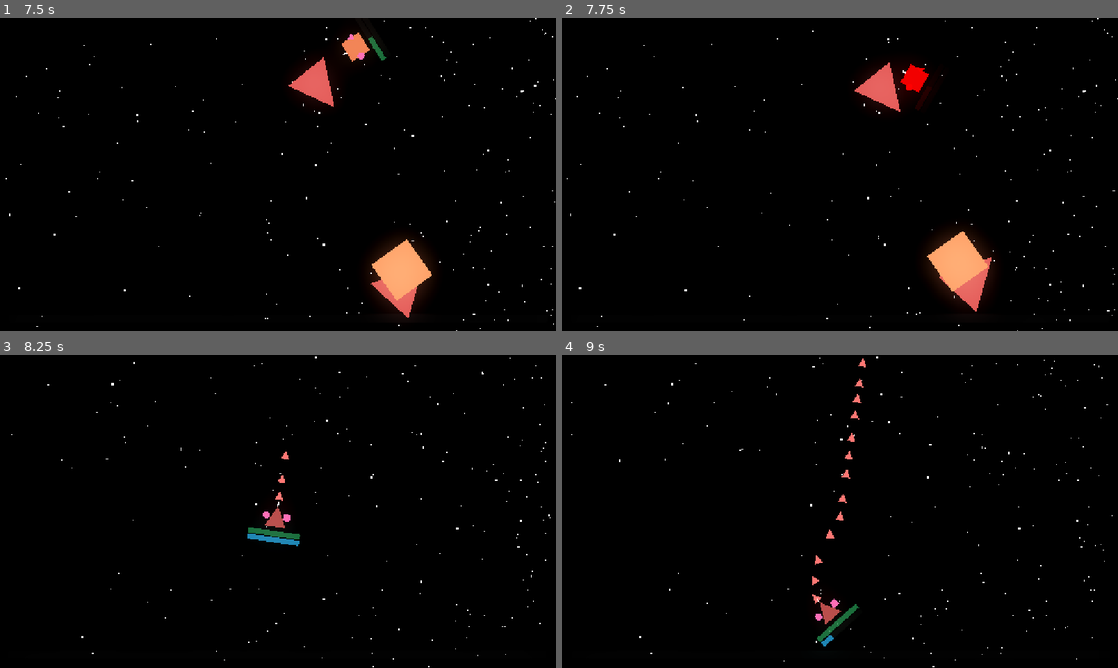
Above: before the commit, frames 1-4 (two rows, left to right).
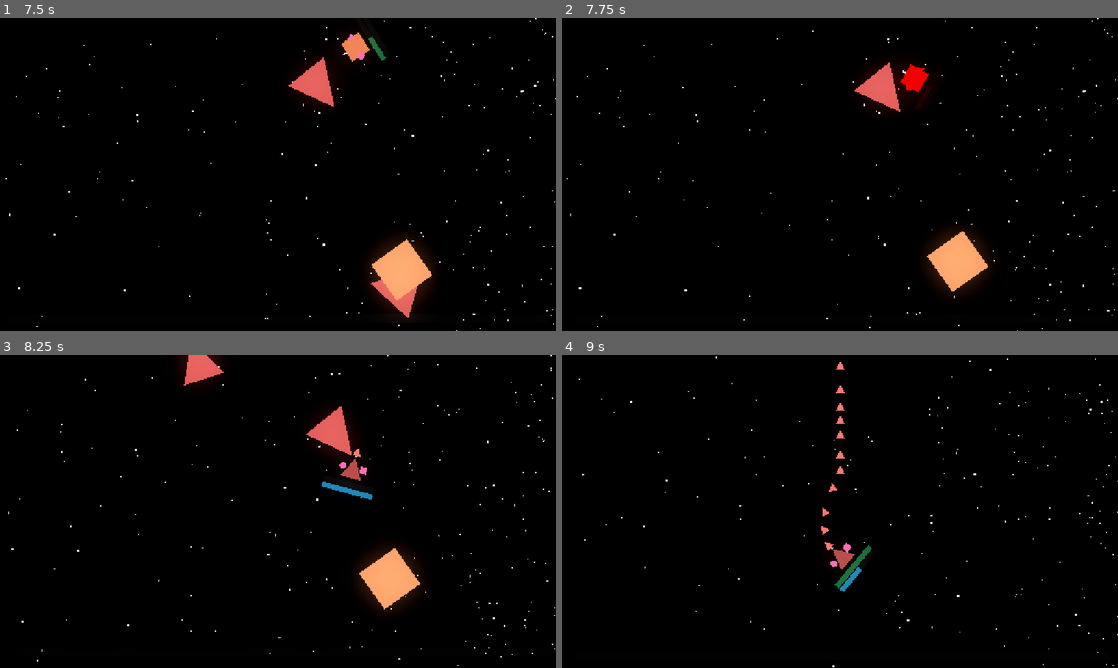
Above: after the commit, the same moments.

Repository: jbuehler23/blorg
Game: Godot game, scene res://scenes/screens/game.tscn
Same seed, same stepped clock (60 frames per second), same inputs: the game is played once before the commit and once after it. Sound files missing from this copy of the repository are replaced by a short silence.
Inputs:
- Up to frame 1 (7.5 s): hold D (rotate_right) 0.53-1.28 s; hold Space (shoot) 0.53-1.28 s; hold S (backward) 1.28-2.03 s; tap Space (shoot) every 1.5 s from 1.35 to 7.35 s; hold D (rotate_right) 2.03-2.78 s; hold Space (shoot) 2.03-2.78 s; hold W (forward) 2.78-3.53 s; hold Space (shoot) 3.53-4.28 s; hold A (rotate_left) 3.53-5.03 s; hold S (backward) 5.03-5.78 s; hold Space (shoot) 5.03-5.78 s; hold D (rotate_right) 5.78-6.53 s; hold W (forward) 6.53-7.28 s; hold Space (shoot) 6.53-7.28 s; hold D (rotate_right) from 7.28 s (still down)
- Up to frame 2 (7.75 s): keep holding D (rotate_right)
- Up to frame 3 (8.25 s): release D (rotate_right) at 8.03 s; hold S (backward) from 8.03 s (still down); hold Space (shoot) from 8.03 s (still down)
- Up to frame 4 (9 s): release S (backward) at 8.78 s; release Space (shoot) at 8.78 s; hold A (rotate_left) from 8.78 s (still down); tap Space (shoot) at 8.85 s

Frame 1 is identical in both runs. In frame 2, 0.5% of the frame differs, in the area x 67-78%, y 76-94%; in frame 3, 4.2%, in the area x 1-100%, y 0-100%; in frame 4, 1.6%.

Commit message:
feat: finish off sfx

Diff:
--- a/scenes/asteroids/asteroid.tscn
+++ b/scenes/asteroids/asteroid.tscn
@@ -1,6 +1,7 @@
-[gd_scene load_steps=2 format=3 uid="uid://cimgh0dgo5fje"]
+[gd_scene load_steps=3 format=3 uid="uid://cimgh0dgo5fje"]
 
 [ext_resource type="Script" uid="uid://2qnue1rnw3gu" path="res://scripts/asteroids/asteroid.gd" id="1_n3rl4"]
+[ext_resource type="AudioStream" uid="uid://b01x7rhilirhi" path="res://assets/hitHurt.wav" id="2_nxpf8"]
 
 [node name="Asteroid" type="Area2D"]
 collision_layer = 4
@@ -13,4 +14,10 @@
 [node name="CollisionPolygon2D" type="CollisionPolygon2D" parent="."]
 polygon = PackedVector2Array(0, 8, 64, 8, 64, 72, 0, 72)
 
+[node name="HitAudio" type="AudioStreamPlayer2D" parent="."]
+stream = ExtResource("2_nxpf8")
+pitch_scale = 0.5
+bus = &"SFX"
+
 [connection signal="body_entered" from="." to="." method="_on_body_entered"]
+[connection signal="finished" from="HitAudio" to="." method="_on_hit_audio_finished"]
--- a/scenes/screens/warning_overlay.tscn
+++ b/scenes/screens/warning_overlay.tscn
@@ -1,6 +1,7 @@
-[gd_scene load_steps=5 format=3 uid="uid://buhm0e2j51ldf"]
+[gd_scene load_steps=6 format=3 uid="uid://buhm0e2j51ldf"]
 
 [ext_resource type="Script" uid="uid://hnttouse8812" path="res://scripts/ui/warning_overlay.gd" id="1_bx5hw"]
+[ext_resource type="AudioStream" uid="uid://cyupkbnr6hmvo" path="res://assets/BEEP_Targeting Loop_06.wav" id="2_ak147"]
 
 [sub_resource type="Animation" id="Animation_8qqdl"]
 resource_name = "flash"
@@ -60,5 +61,9 @@
 wait_time = 5.0
 one_shot = true
 
+[node name="WarningSFX" type="AudioStreamPlayer2D" parent="."]
+stream = ExtResource("2_ak147")
+
 [connection signal="animation_finished" from="AnimationPlayer" to="." method="_on_animation_player_animation_finished"]
 [connection signal="timeout" from="WarningFlashTimer" to="." method="_on_warning_flash_timer_timeout"]
+[connection signal="finished" from="WarningSFX" to="." method="_on_warning_sfx_finished"]
--- a/scenes/ships/player.tscn
+++ b/scenes/ships/player.tscn
@@ -1,7 +1,9 @@
-[gd_scene load_steps=3 format=3 uid="uid://df0x0v6cnu5vv"]
+[gd_scene load_steps=5 format=3 uid="uid://df0x0v6cnu5vv"]
 
 [ext_resource type="Script" uid="uid://q5p7xnbvu742" path="res://scripts/ships/player.gd" id="1_tn02d"]
 [ext_resource type="PackedScene" uid="uid://d1su5kypdx6kv" path="res://scenes/screens/hud.tscn" id="2_p7acf"]
+[ext_resource type="AudioStream" uid="uid://dgw1a1qgp7sjd" path="res://assets/BEEPTimer_Anticipation Beeps_05.wav" id="3_lnsiw"]
+[ext_resource type="AudioStream" uid="uid://dhyedabj2drp4" path="res://assets/EXPLDsgn_Implode_15.wav" id="4_xsa8u"]
 
 [node name="Player" type="CharacterBody2D"]
 collision_layer = 2
@@ -45,6 +47,15 @@
 [node name="FlashTimer" type="Timer" parent="."]
 wait_time = 0.1
 
+[node name="ReloadSFX" type="AudioStreamPlayer2D" parent="."]
+stream = ExtResource("3_lnsiw")
+pitch_scale = 0.51
+bus = &"SFX"
+
+[node name="DieSFX" type="AudioStreamPlayer2D" parent="."]
+stream = ExtResource("4_xsa8u")
+
 [connection signal="charge_changed" from="." to="Ship/HUD" method="_on_player_charge_changed"]
 [connection signal="take_damage" from="." to="Ship/HUD" method="_on_player_take_damage"]
 [connection signal="timeout" from="FlashTimer" to="." method="_on_flash_timer_timeout"]
+[connection signal="finished" from="DieSFX" to="." method="_on_die_sfx_finished"]
--- a/scripts/asteroids/asteroid.gd
+++ b/scripts/asteroids/asteroid.gd
@@ -11,6 +11,7 @@
 @onready var polygon_2d: Polygon2D = $Polygon2D
 @onready var collision_polygon_2d: CollisionPolygon2D = $CollisionPolygon2D
 @export var points: int = 0
+@onready var hit_audio: AudioStreamPlayer2D = $HitAudio
 
 enum AsteroidSize {
 	BOSS,
@@ -87,6 +88,8 @@
 func _on_body_entered(body: Node2D) -> void:
 	if body is Ship:
 		if body.shape == shape:
+			hit_audio.pitch_scale = 1.0
+			hit_audio.play()
 			##TODO: use a cooldown instead, seems to hard to restrict shooting entirely
 			if body.charges < body.max_charges:
 				print(str("increasing charges"))
@@ -103,14 +106,26 @@
 		else:
 			match asteroid_size:
 					AsteroidSize.BOSS:
+						hit_audio.pitch_scale = 0.5
+						hit_audio.play()
 						body.damage(100)
 					AsteroidSize.LARGE:
+						hit_audio.pitch_scale = 0.75
+						hit_audio.play()
 						body.damage(50)
 					AsteroidSize.MEDIUM:
+						hit_audio.pitch_scale = 0.90
+						hit_audio.play()
 						body.damage(30)
 					AsteroidSize.SMALL:
+						hit_audio.pitch_scale = 1.0
+						hit_audio.play()
 						body.damage(10)
-
 func start_sucking(target: Vector2) -> void:
 	is_being_sucked = true
 	suck_target = target
+
+
+
+func _on_hit_audio_finished() -> void:
+	queue_free()
--- a/scripts/globals/game.gd
+++ b/scripts/globals/game.gd
@@ -4,7 +4,7 @@
 signal grow_ship()
 
 @onready var lasers: Node = $Lasers
-@onready var player: CharacterBody2D = $Player
+@onready var player: Ship = $Player
 @onready var asteroids: Node = $Asteroids
 @export var asteroid_child_size := 2
 @export var conehead_spawn_score := 100
@@ -31,13 +31,15 @@
 var boss_triggered := false
 
 @export var growth_threshold := 15
-
+var playthroughs := 1
 
 # Called when the node enters the scene tree for the first time.
 func _ready() -> void:
 	player.connect("laser_shot", _on_player_laser_shot)
 	warning_overlay.connect("warning_finished", _on_warning_finished_flashing)
-
+	if playthroughs > 1:
+		player.ship_size = player.max_ship_size
+		player.max_ship_size *= 1.2
 	for asteroid in asteroids.get_children():
 		asteroid.connect("exploded", _on_asteroid_exploded)
 	randomize()
@@ -73,16 +75,27 @@
 	for i in range(asteroid_child_size):
 		match size:
 			Asteroid.AsteroidSize.BOSS:
+				$ExplodeSFX.pitch_scale = 0.5
+				$ExplodeSFX.volume_db = 10.0
+				$ExplodeSFX.play()
 				spawn_asteroid(pos, Asteroid.AsteroidSize.LARGE)
 				boss_triggered = false
 				infinite_asteroids = true
 				asteroid_spawn_timer.start()
 			Asteroid.AsteroidSize.LARGE:
+				$ExplodeSFX.pitch_scale = 0.7
+				$ExplodeSFX.volume_db = 7.0
+				$ExplodeSFX.play()
 				spawn_asteroid(pos, Asteroid.AsteroidSize.MEDIUM)
 			Asteroid.AsteroidSize.MEDIUM:
+				$ExplodeSFX.pitch_scale = 0.8
+				$ExplodeSFX.volume_db = 8.0
+				$ExplodeSFX.play()
 				spawn_asteroid(pos, Asteroid.AsteroidSize.SMALL)
 			Asteroid.AsteroidSize.SMALL:
-				pass
+				$ExplodeSFX.pitch_scale = 1.0
+				$ExplodeSFX.volume_db = 5.0
+				$ExplodeSFX.play()
 
 	if score >= boss_threshold and not boss_triggered:
 		boss_triggered = true
@@ -143,6 +156,9 @@
 	elif anim_name == "fly_away":
 		clear_asteroids()
 		modulate = Color.BLACK
+		await get_tree().create_timer(5.8).timeout
+		playthroughs += 1
+		get_tree().call_deferred("reload_current_scene")
 
 func suck_asteroids() -> void:
 	for asteroid in asteroids.get_children():
@@ -175,6 +191,9 @@
 
 func _on_player_win_game() -> void:
 	Global.camera.shake(10, 8)
+	$BackgroundMusic.pitch_scale = 5.0
+	$BackgroundMusic.play()
+	$ExplodeSFX.play()
 	clear_asteroids()
 	infinite_asteroids = false
 	asteroid_spawn_timer.stop()
--- a/scripts/ships/player.gd
+++ b/scripts/ships/player.gd
@@ -94,6 +94,7 @@
 	if charges <= 0:
 		can_fire = false
 		flash_timer.start()
+		$ReloadSFX.play()
 		await get_tree().create_timer(recharge_cooldown).timeout
 		charges = max_charges
 		can_fire = true
@@ -167,10 +168,10 @@
 		die()
 
 func die():
-	died.emit()
-	#ship.visible = false
-	#process_mode = Node.PROCESS_MODE_DISABLED
-	queue_free()
+	Global.camera.shake(4, 15)
+	$DieSFX.pitch_scale = 1.5
+	$DieSFX.play()
+
 
 
 func _on_flash_timer_timeout() -> void:
@@ -193,3 +194,10 @@
 
 func finale() -> void:
 	win_game.emit()
+
+
+func _on_die_sfx_finished() -> void:
+	died.emit()
+	#ship.visible = false
+	#process_mode = Node.PROCESS_MODE_DISABLED
+	queue_free()
--- a/scripts/ui/warning_overlay.gd
+++ b/scripts/ui/warning_overlay.gd
@@ -3,10 +3,12 @@
 signal warning_finished
 @onready var animation_player: AnimationPlayer = $AnimationPlayer
 @onready var warning_flash_timer: Timer = $WarningFlashTimer
+@onready var warning_sfx: AudioStreamPlayer2D = $WarningSFX
 
 func show_warning() -> void:
 	visible = true
 	animation_player.play("flash")
+	warning_sfx.play()
 	warning_flash_timer.start()
 
 
@@ -14,3 +16,8 @@
 	animation_player.stop()
 	visible = false
 	warning_finished.emit()
+	warning_sfx.stop()
+
+
+func _on_warning_sfx_finished() -> void:
+	warning_sfx.play()
Not shown, added: assets/BEEPTimer_Anticipation Beeps_05.wav.import
Not shown, added: assets/BEEP_Targeting Loop_06.wav.import
Not shown, added: assets/EXPLDsgn_Implode_15.wav.import
Not shown, added: assets/hitHurt.wav.import
Not shown, changed: export_presets.cfg
Not shown, added: assets/BEEPTimer_Anticipation Beeps_05.wav
Not shown, added: assets/BEEP_Targeting Loop_06.wav
Not shown, added: assets/EXPLDsgn_Implode_15.wav
Not shown, added: assets/hitHurt.wav
Not shown, changed: blorg.zip
Not shown, changed: html/index.html
Not shown, changed: html/index.pck
(and 3 more such lines)
